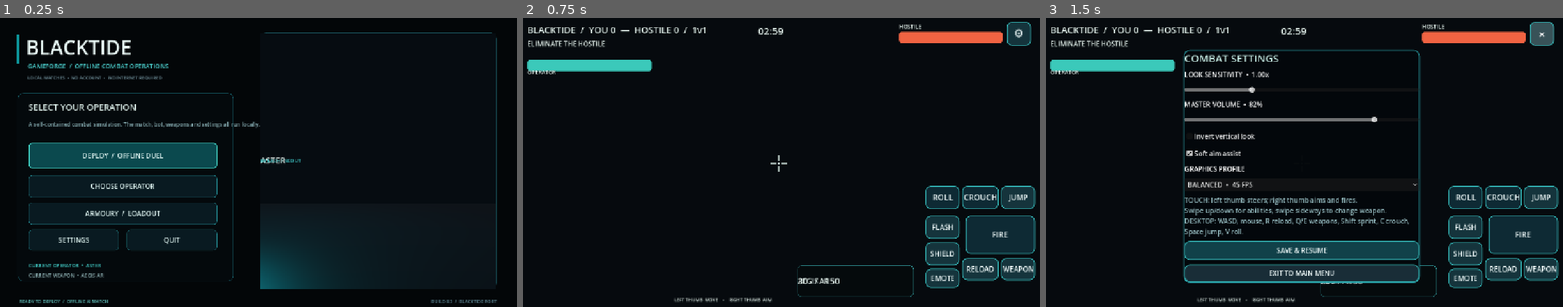
Above: before the commit, frames 1-3 (left to right).
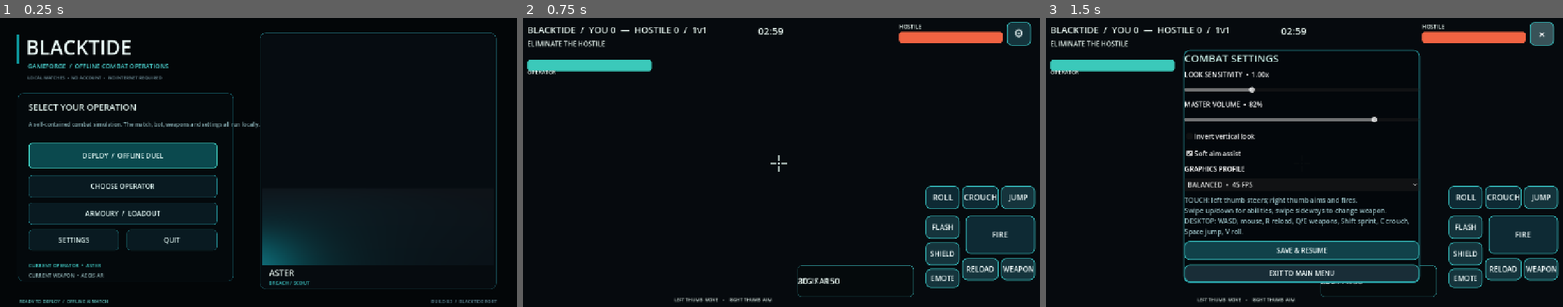
Above: after the commit, the same moments.

Repository: FRFR-FR/frameforge
Game: Godot game, scene res://scenes/main.tscn
Two runs of this game, one before a commit and one after it. Both use one fixed random seed, a clock stepped at 60 frames per second and the inputs below.
Inputs:
- Up to frame 1 (0.25 s): no input
- Up to frame 2 (0.75 s): click "DEPLOY / OFFLINE DUEL" at 0.5 s
- Up to frame 3 (1.5 s): click "⚙" at 1.25 s

The runs differ from the first frame. In frame 1, 1.9% of the frame differs, in the area x 50-96%, y 5-94%; in frame 2, nothing differs; in frame 3, nothing differs.

Commit message:
GAMEFORGE: correct manual 3D preview panel layout

Diff:
--- a/gameforge/pvp/scripts/pvp_frontend.gd
+++ b/gameforge/pvp/scripts/pvp_frontend.gd
@@ -75,7 +75,7 @@
  _label(self,"BUILD 0.3  /  BLACKTIDE PORT",Vector2(950,682),Vector2(270,20),11,Color(0.36,0.52,0.57),false,HORIZONTAL_ALIGNMENT_RIGHT)
 
 func _build_preview() -> void:
- var frame := PanelContainer.new()
+ var frame := Panel.new()
  frame.position = Vector2(650,44)
  frame.size = Vector2(570,620)
  var style := StyleBoxFlat.new()
